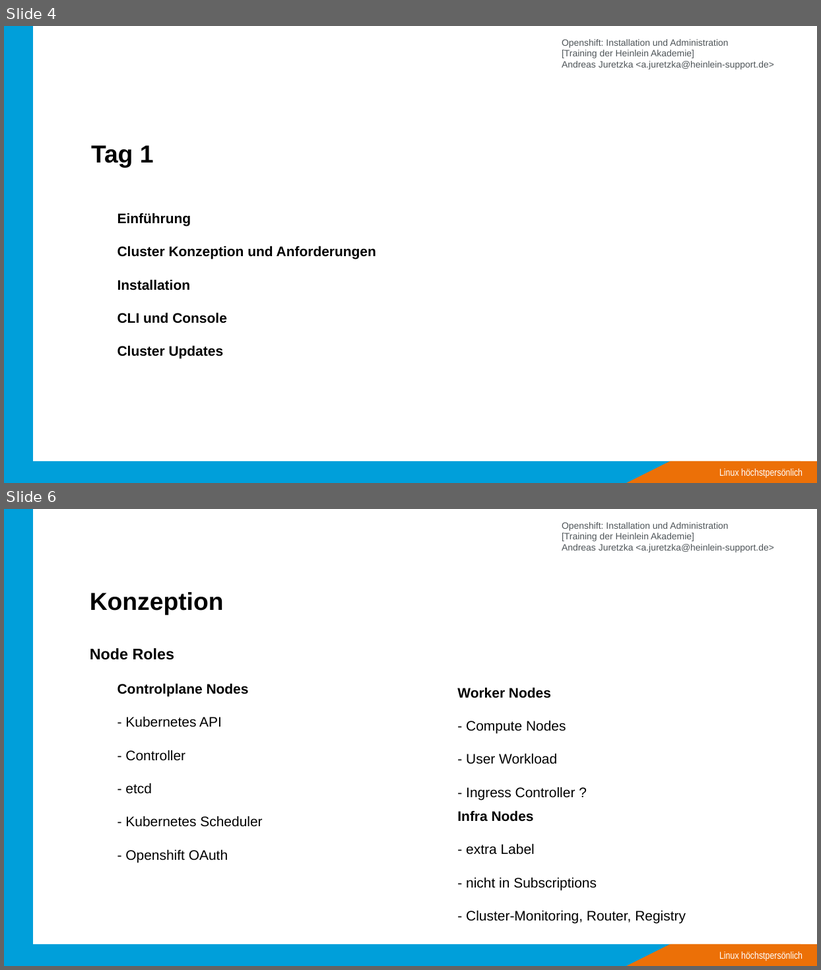
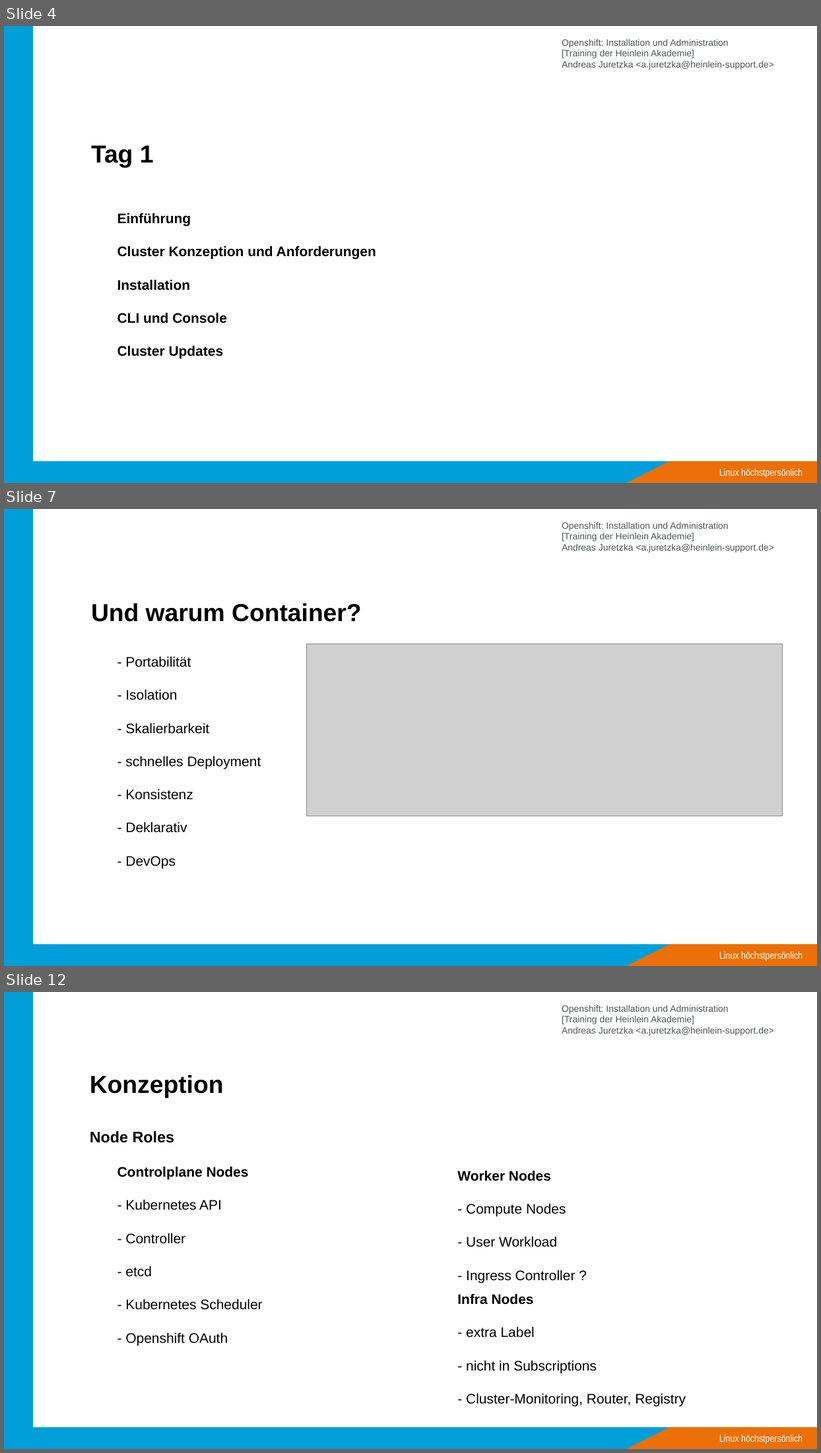
Before and after one commit to ajayten/openshift-kurs-folien, a slide deck: kurs-folien.odp. Shown one above the other, each under a label of ours: slides 4 and 6 before the commit, slides 4, 7 and 12 after it; the slides between them are not shown. The pictures are 821x970 and 821x1453 pixels, drawn with LibreOffice and Linux fonts; fonts in the diff are those of the drawing; grey boxes stand for pictures; background and template pictures are left out. Boxes give left, top, right and bottom in pixels: in the first picture for what was removed or moved away, otherwise in the second. Text is boxed around its words. In the diff, an @@ line names an element or a change of style, - is before the commit and + after.

```diff
--- a/kurs-folien.odp
+++ b/kurs-folien.odp
@@ slide 7 added at (4,509,817,966), background #FFFFFF; not listed: 5 template elements that a slide beside it also shows @@
@@ title added at (91,603,362,622), 32 pt, text #000000, bold @@
+Und warum Container?
@@ picture added at (306,644,782,816) @@
@@ text added at (125,656,261,869), 18 pt, text #000000 @@
+- Portabilität
+- Isolation
+- Skalierbarkeit
+- schnelles Deployment
+- Konsistenz
+- Deklarativ
+- DevOps
@@ what was slide 6 is now slide 12 @@
```
Also in this commit, not shown: 1 slide changed, 6 other slides added, 1 slide removed, 1 other file.
